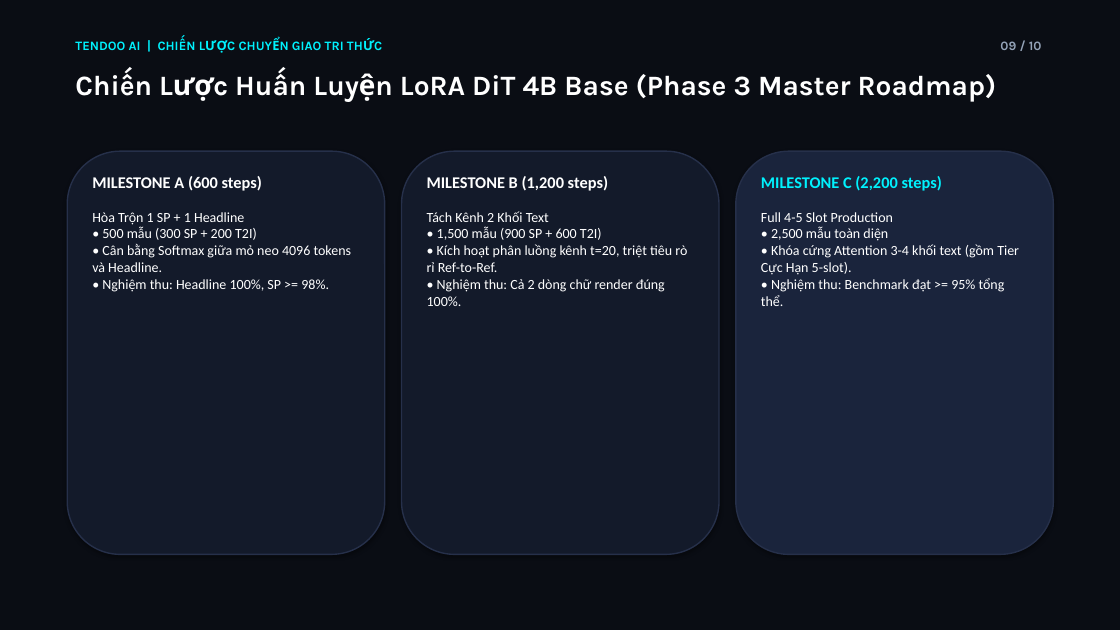
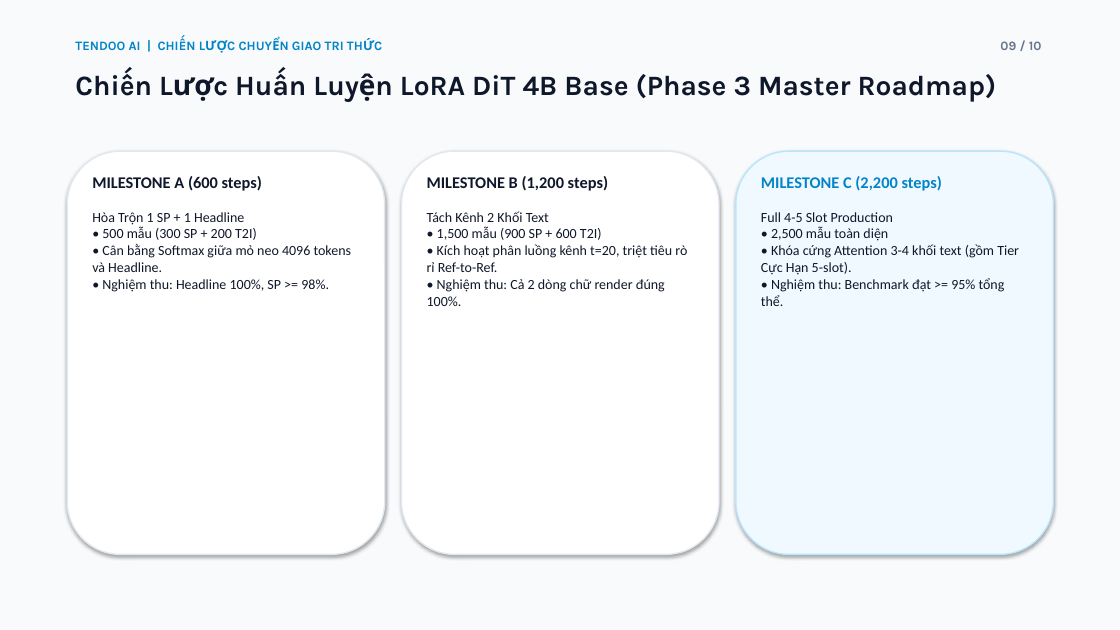
Before and after one commit to ncminhbka/tendoo, a slide deck: slide 9 of docs/TENDOO_AI_PHASE_3_EXECUTIVE_REPORT.pptx. Drawn at 1120x630 pixels with LibreOffice and Linux fonts; fonts in the diff are those of the drawing. Boxes give left, top, right and bottom in pixels: in the first picture for what was removed or moved away, otherwise in the second. Text is boxed around its words. In the diff, an @@ line names an element or a change of style, - is before the commit and + after.

Commit message:
docs: cập nhật bộ Slide PowerPoint sang tông màu sáng (Enterprise Light Theme)

```diff
--- a/docs/TENDOO_AI_PHASE_3_EXECUTIVE_REPORT.pptx
+++ b/docs/TENDOO_AI_PHASE_3_EXECUTIVE_REPORT.pptx
@@ rectangle at <box>0,0,1120,630</box>: fill #0A0D14 to #F8FAFC @@
@@ text "TENDOO AI | CHIẾN LƯỢC ..." at <box>75,41,344,50</box>: text colour #00F2FE to #0284C7 @@
@@ text "09 / 10" at <box>1000,41,1042,50</box>: text colour #94A3B8 to #64748B @@
@@ rounded rectangle at <box>67,151,385,555</box>: fill #131A2A to #FFFFFF; outline #26304A 1.2 pt to #E2E8F0 1.2 pt @@
@@ rounded rectangle at <box>402,151,719,555</box>: fill #131A2A to #FFFFFF; outline #26304A 1.2 pt to #E2E8F0 1.2 pt @@
@@ text colour #FFFFFF to #0F172A in 3 elements at <box>400,74,997,101</box>, <box>92,176,352,292</box>, <box>427,176,687,306</box> @@
@@ rounded rectangle at <box>736,151,1054,555</box>: fill #1A243C to #F0F9FF; outline #26304A 1.2 pt to #BAE6FD 1.2 pt @@
@@ text "MILESTONE C (2,200 steps)" at <box>761,176,1019,306</box>: text colour #00F2FE to #0284C7 in "MILESTONE C (2,200 steps)"; text colour #FFFFFF to #0F172A in "Full 4-5 Slot Production • 2,500 mẫu ..." @@
```
Also in this commit, not shown: 9 other slides changed, 1 other file.
